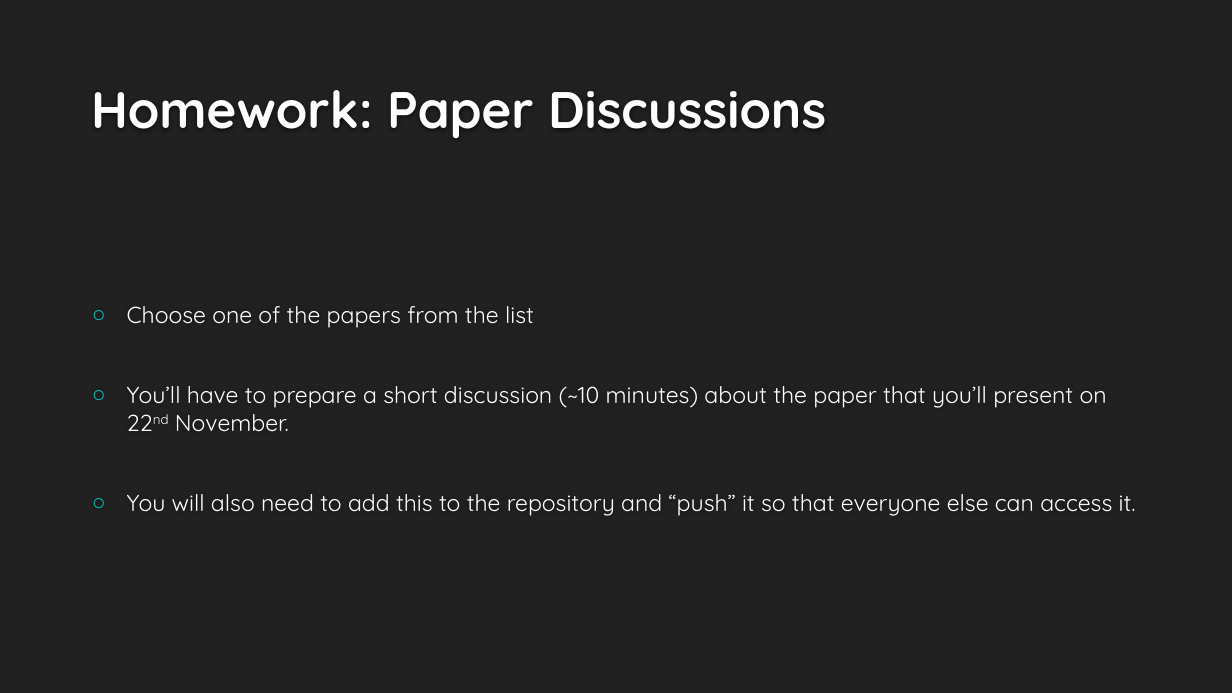
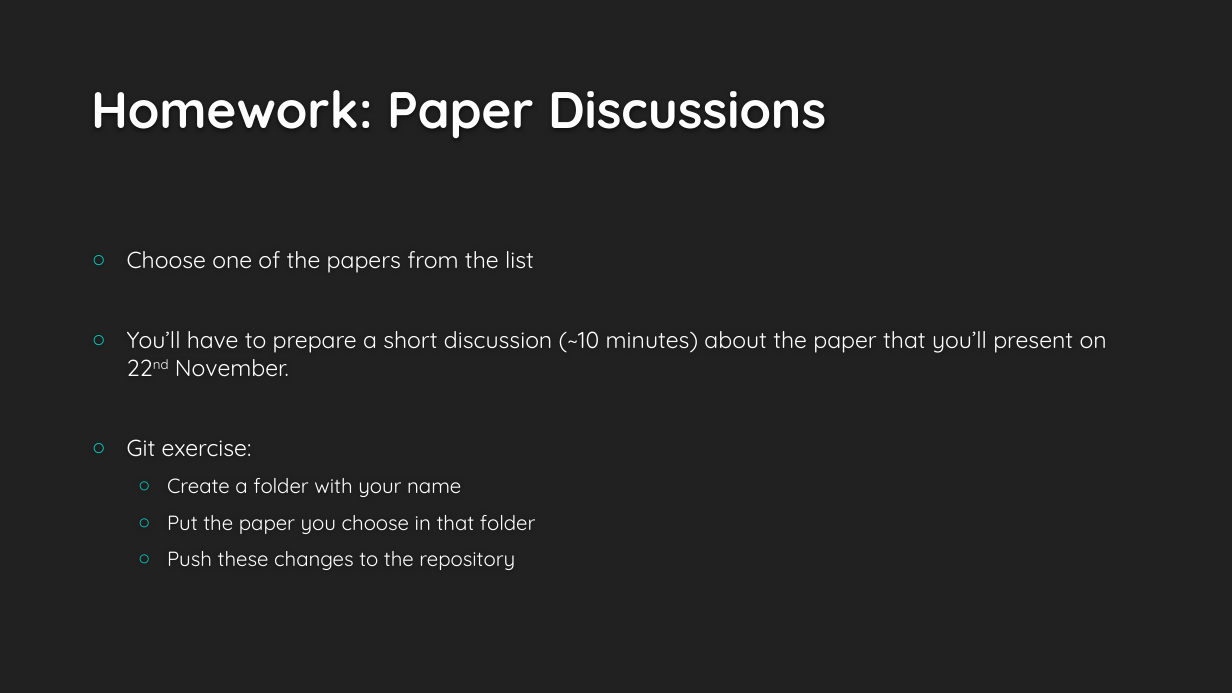
Before and after one commit to allisoct/ETLR23-24, a slide deck: slide 14 of slides/Day1.pptx. Drawn at 1232x693 pixels with LibreOffice and Linux fonts; fonts in the diff are those of the drawing; background and template pictures are left out. Boxes give left, top, right and bottom in pixels: in the first picture for what was removed or moved away, otherwise in the second. Text is boxed around its words. In the diff, an @@ line names an element or a change of style, - is before the commit and + after.

```diff
--- a/slides/Day1.pptx
+++ b/slides/Day1.pptx
@@ text at [127,439,536,570]: text changed; size 18 to 16 pt @@
-○ You will also need to add this to the repository and “push” it so that everyone else can access it.
+○ Git exercise:
+  ○ Create a folder with your name
+  ○ Put the paper you choose in that folder
+  ○ Push these changes to the repository
```
Also in this commit, not shown: 1 other slide changed, 5 other files.
